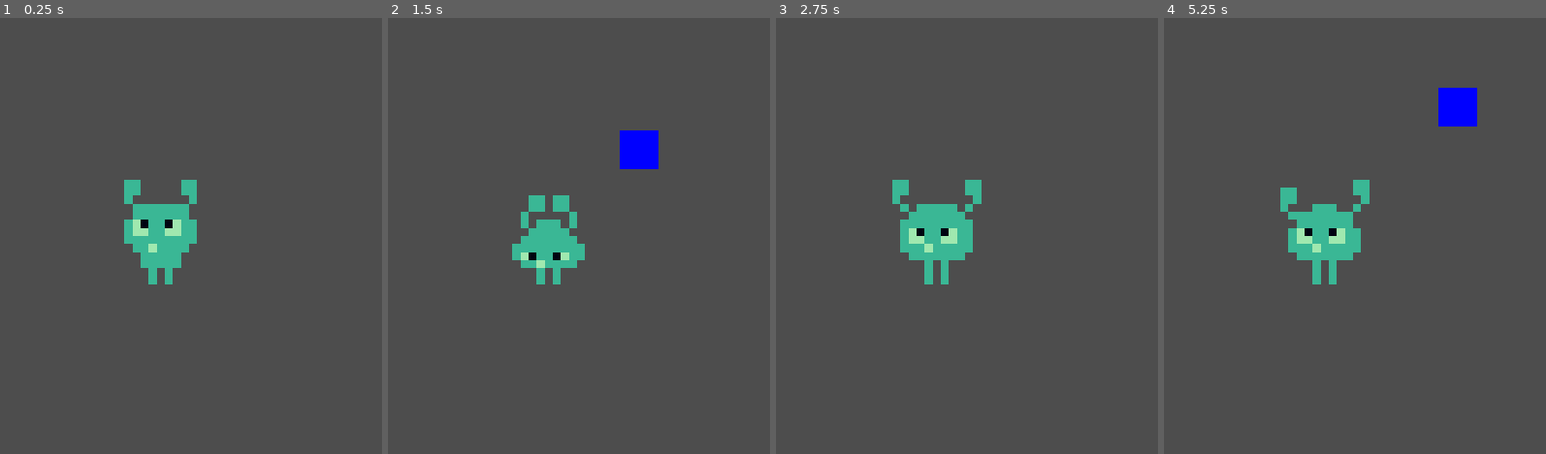
Above: before the commit, frames 1-4 (left to right).
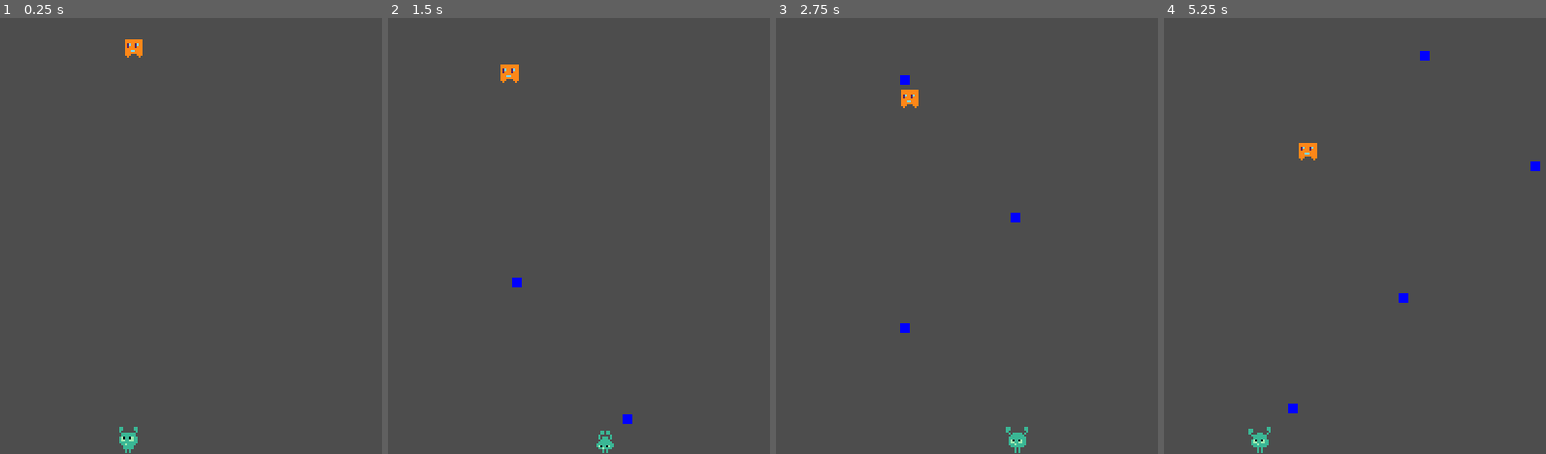
Above: after the commit, the same moments.

Repository: Roflstomp123/MRUHACKZ
Game: Godot game, scene res://Levels/temp_level.tscn
The game is run twice, just before and just after one commit, with the same random seed, the same clock (stepped at 60 frames per second) and the same inputs.
Inputs:
- Up to frame 1 (0.25 s): no input
- Up to frame 2 (1.5 s): tap Enter (Finish attack) at 0.5, 1.35 s; hold Right (Move right) 0.53-1.28 s; hold Enter (Finish attack) 0.53-1.28 s; hold Left (Move left) from 1.28 s (still down)
- Up to frame 3 (2.75 s): release Left (Move left) at 2.03 s; hold Right (Move right) from 2.03 s (still down); hold Enter (Finish attack) from 2.03 s (still down)
- Up to frame 4 (5.25 s): release Enter (Finish attack) at 2.78 s; tap Enter (Finish attack) at 2.85, 4.35 s; release Right (Move right) at 3.53 s; hold Enter (Finish attack) 3.53-4.28 s; hold Left (Move left) from 3.53 s (still down); hold Enter (Finish attack) from 5.03 s (still down)

The runs differ from the first frame. In frame 1, 3.2% of the frame differs, in the area x 31-52%, y 4-100%; in frame 2, 3.5%; in frame 3, 3.4%; in frame 4, 4.2%, in the area x 22-99%, y 7-100%.

Commit message:
Alien attack
Started on the logic dictating the rate and randomness of Enemy attacks

Diff:
--- /dev/null
+++ b/Enemy/Attacks/Alienattack.gd
@@ -0,0 +1,25 @@
+extends Orange_alien
+
+
+
+func alien_attack():
+	print(1)
+
+
+func attack ():
+	var atk_chance = randi()%30
+	if is_in_table(atk_chance):
+		alien_attack
+	else: pass
+
+
+
+
+
+
+
+
+func is_in_table(x):
+	if x in [2,3,5,7,11,13,17,19,23,29]:
+		return true
+	else: return false
--- a/Enemy/alien.gd
+++ b/Enemy/alien.gd
@@ -1,5 +1,5 @@
 extends CharacterBody2D
-
+var Alienattack:PackedScene = preload("res://Enemy/alien.tscn")
 
 const SPEED = 50
 
@@ -12,3 +12,7 @@
 
 func kill():
 	queue_free()
+
+
+func shoot():
+	pass
--- a/Player/temp_player.tscn
+++ b/Player/temp_player.tscn
@@ -169,4 +169,6 @@
 top_level = true
 
 [node name="Camera2D" type="Camera2D" parent="."]
+visible = false
+enabled = false
 zoom = Vector2(4, 4)
